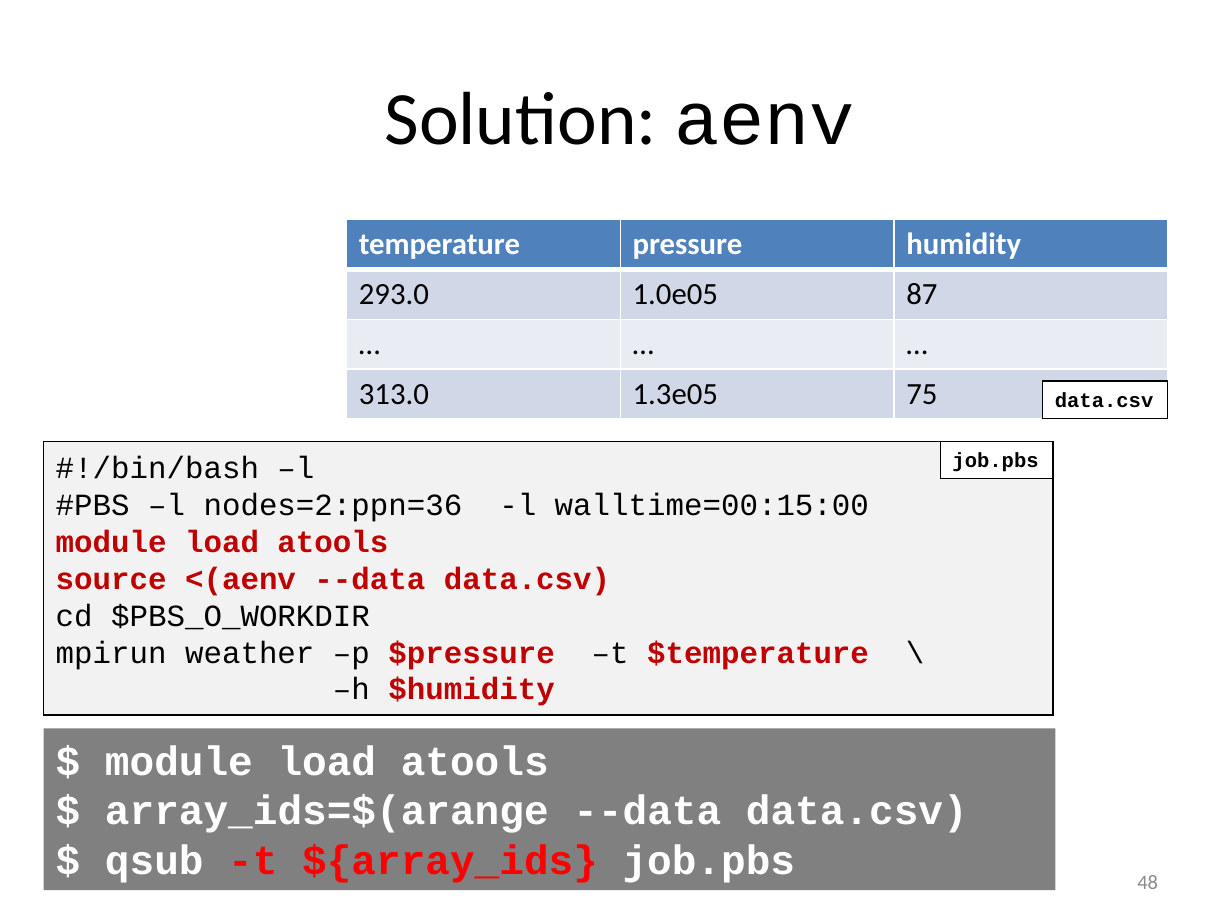
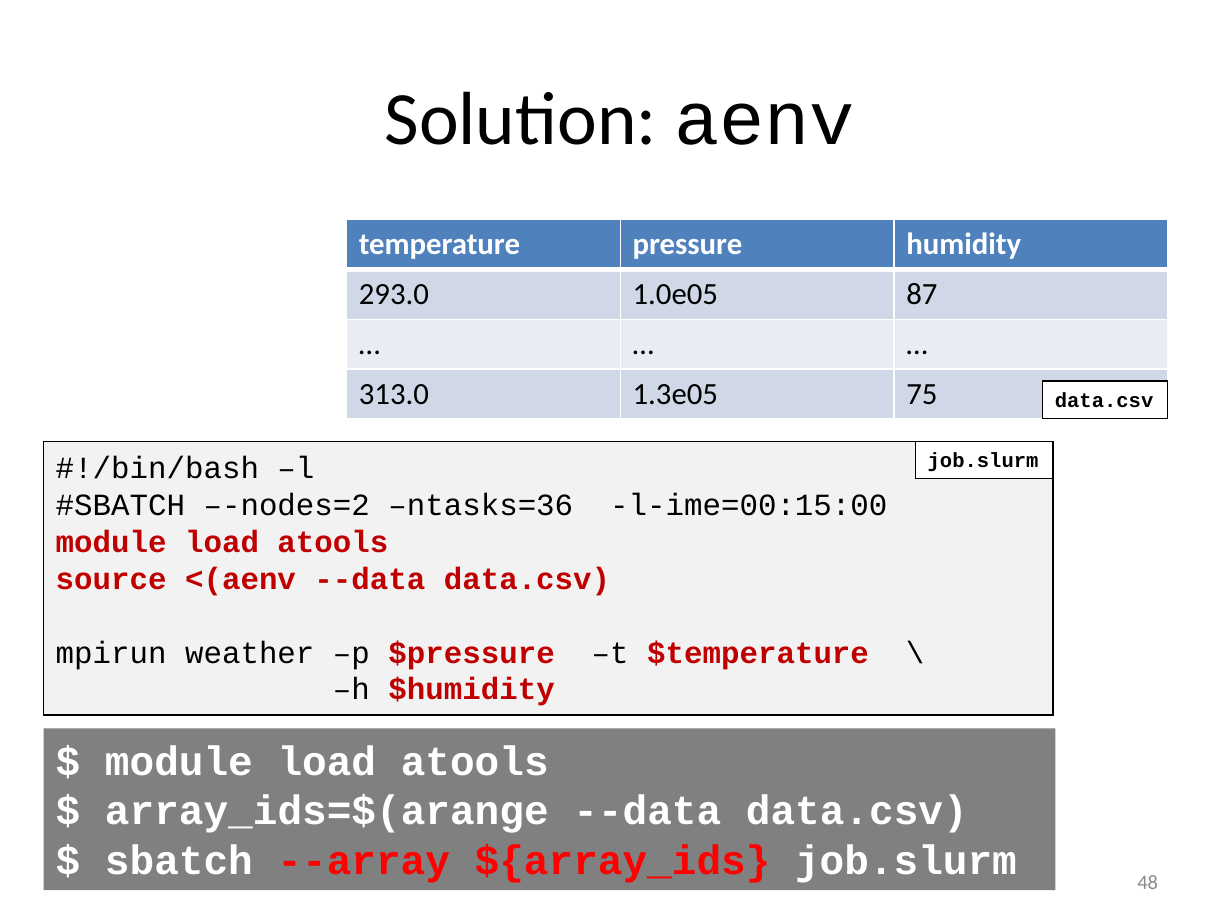
Before and after one commit to gjbex/worker-and-atools, a slide deck: slide 48 of worker_atools.pptx. Drawn at 1232x924 pixels with LibreOffice and Linux fonts; fonts in the diff are those of the drawing. Boxes give left, top, right and bottom in pixels: in the first picture for what was removed or moved away, otherwise in the second. Text is boxed around its words. In the diff, an @@ line names an element or a change of style, - is before the commit and + after.

Commit message:
Adapted atools slides for Slurm

```diff
--- a/worker_atools.pptx
+++ b/worker_atools.pptx
@@ rectangle "job.slurm": place and size @@
-rectangle "job.slurm" at [940,441,1052,478]
+rectangle "job.slurm" at [915,441,1053,478]
@@ text in rectangle at [928,453,1039,472]: text changed @@
-job.pbs
+job.slurm
@@ text in rectangle at [56,493,887,516]: text changed @@
-#PBS –l nodes=2:ppn=36 -l walltime=00:15:00
+#SBATCH –-nodes=2 –ntasks=36 -l-ime=00:15:00
@@ text in rectangle at [56,640,869,670]: text changed; text colour #000000 to #C00000; bold on @@
-cd $PBS_O_WORKDIR
-mpirun weather –p $pressure –t $temperature \
+mpirun weather –p $pressure –t $temperature \
@@ text in rectangle at [105,844,1017,883]: text changed @@
-$ qsub -t ${array_ids} job.pbs
+$ sbatch --array ${array_ids} job.slurm
```
Also in this commit, not shown: 22 other slides changed, 1 slide removed.
